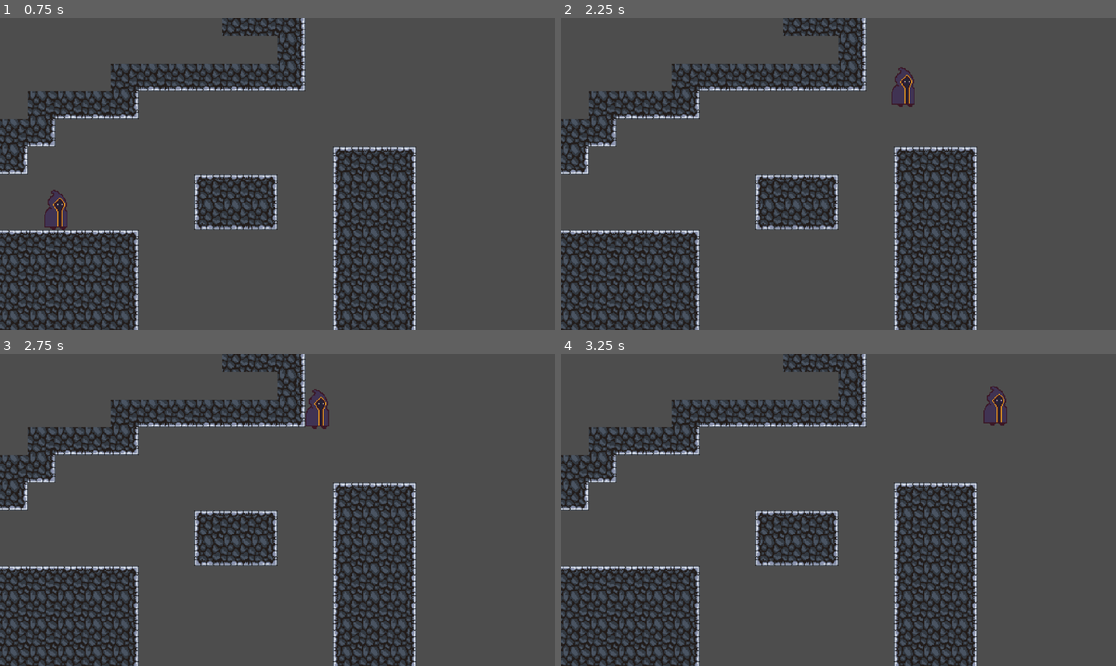
Above: before the commit, frames 1-4 (two rows, left to right).
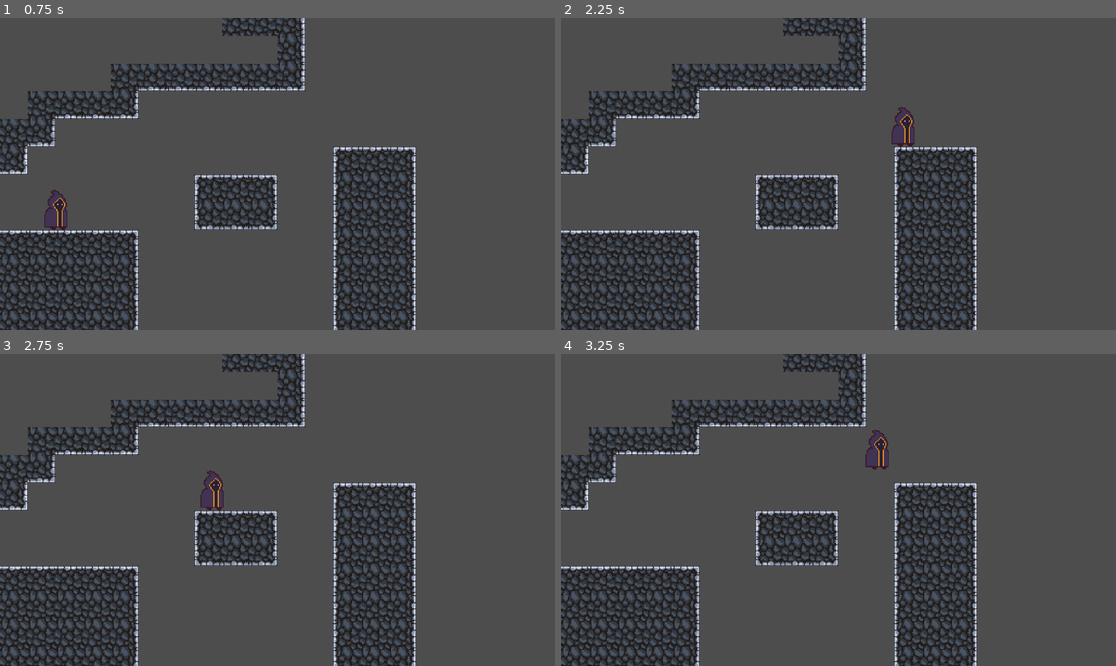
Above: after the commit, the same moments.

Repository: lilnoggi/SplitLight_GameJam2025
Game: Godot game, scene res://Scenes/main.tscn
The game is run twice, just before and just after one commit, with the same random seed, the same clock (stepped at 60 frames per second) and the same inputs.
Inputs:
- Up to frame 1 (0.75 s): tap Enter (ui_accept) at 0.5, 0.6 s; hold Right (ui_right) from 0.53 s (still down)
- Up to frame 2 (2.25 s): tap Space (jump, bound only after the commit) at 0.77, 0.8, 1.07, 1.35, 1.52, 1.82 s; tap Enter (ui_accept) at 1.55, 2.1 s; release Right (ui_right) at 2.03 s; hold Left (ui_left) from 2.03 s (still down)
- Up to frame 3 (2.75 s): keep holding Left (ui_left); tap Space (jump, bound only after the commit) at 2.3 s
- Up to frame 4 (3.25 s): release Left (ui_left) at 2.78 s; hold Right (ui_right) from 2.78 s (still down); tap Enter (ui_accept) at 2.85 s; tap Space (jump, bound only after the commit) at 3.02 s

Frame 1 is identical in both runs. In frame 2, 0.8% of the frame differs, in the area x 59-64%, y 15-42%; in frame 3, 0.8%; in frame 4, 0.8%, in the area x 54-81%, y 10-37%.

Commit message:
Updated Jump + Left & Right Keys
Changed from ui_accept to "jump"/"move_left" & "move_right". - Supports arrow keys and WASD

Diff:
--- a/Assets/character_body_2d.gd
+++ b/Assets/Scripts/player_controller.gd
@@ -11,12 +11,12 @@
 		velocity += get_gravity() * delta
 
 	# Handle jump.
-	if Input.is_action_just_pressed("ui_accept") and is_on_floor():
+	if Input.is_action_just_pressed("jump") and is_on_floor():
 		velocity.y = JUMP_VELOCITY
 
 	# Get the input direction and handle the movement/deceleration.
 	# As good practice, you should replace UI actions with custom gameplay actions.
-	var direction := Input.get_axis("ui_left", "ui_right")
+	var direction := Input.get_axis("move_left", "move_right")
 	if direction:
 		velocity.x = direction * SPEED
 	else:
--- a/Scenes/main.tscn
+++ b/Scenes/main.tscn
@@ -1,6 +1,6 @@
 [gd_scene load_steps=7 format=3 uid="uid://b0fmrjnpeusyw"]
 
-[ext_resource type="Script" uid="uid://d2r0dyje3885s" path="res://Assets/character_body_2d.gd" id="1_8gbba"]
+[ext_resource type="Script" uid="uid://d2r0dyje3885s" path="res://Assets/Scripts/player_controller.gd" id="1_8gbba"]
 [ext_resource type="Texture2D" uid="uid://3svnncrbj8eu" path="res://Assets/Sprites/Player/duskborn_sprite.png" id="2_8gbba"]
 [ext_resource type="Texture2D" uid="uid://f7sed208t5ha" path="res://Assets/Tiles/rock_tile.png" id="3_kry3j"]
 
--- a/project.godot
+++ b/project.godot
@@ -15,6 +15,26 @@
 config/features=PackedStringArray("4.4", "Forward Plus")
 config/icon="res://icon.svg"
 
+[input]
+
+jump={
+"deadzone": 0.2,
+"events": [Object(InputEventKey,"resource_local_to_scene":false,"resource_name":"","device":-1,"window_id":0,"alt_pressed":false,"shift_pressed":false,"ctrl_pressed":false,"meta_pressed":false,"pressed":false,"keycode":0,"physical_keycode":32,"key_label":0,"unicode":32,"location":0,"echo":false,"script":null)
+]
+}
+move_left={
+"deadzone": 0.2,
+"events": [Object(InputEventKey,"resource_local_to_scene":false,"resource_name":"","device":-1,"window_id":0,"alt_pressed":false,"shift_pressed":false,"ctrl_pressed":false,"meta_pressed":false,"pressed":false,"keycode":0,"physical_keycode":65,"key_label":0,"unicode":97,"location":0,"echo":false,"script":null)
+, Object(InputEventKey,"resource_local_to_scene":false,"resource_name":"","device":-1,"window_id":0,"alt_pressed":false,"shift_pressed":false,"ctrl_pressed":false,"meta_pressed":false,"pressed":false,"keycode":0,"physical_keycode":4194319,"key_label":0,"unicode":0,"location":0,"echo":false,"script":null)
+]
+}
+move_right={
+"deadzone": 0.2,
+"events": [Object(InputEventKey,"resource_local_to_scene":false,"resource_name":"","device":-1,"window_id":0,"alt_pressed":false,"shift_pressed":false,"ctrl_pressed":false,"meta_pressed":false,"pressed":false,"keycode":0,"physical_keycode":68,"key_label":0,"unicode":100,"location":0,"echo":false,"script":null)
+, Object(InputEventKey,"resource_local_to_scene":false,"resource_name":"","device":-1,"window_id":0,"alt_pressed":false,"shift_pressed":false,"ctrl_pressed":false,"meta_pressed":false,"pressed":false,"keycode":0,"physical_keycode":4194321,"key_label":0,"unicode":0,"location":0,"echo":false,"script":null)
+]
+}
+
 [rendering]
 
 textures/canvas_textures/default_texture_filter=0
Renamed: Assets/character_body_2d.gd.uid -> Assets/Scripts/player_controller.gd.uid
